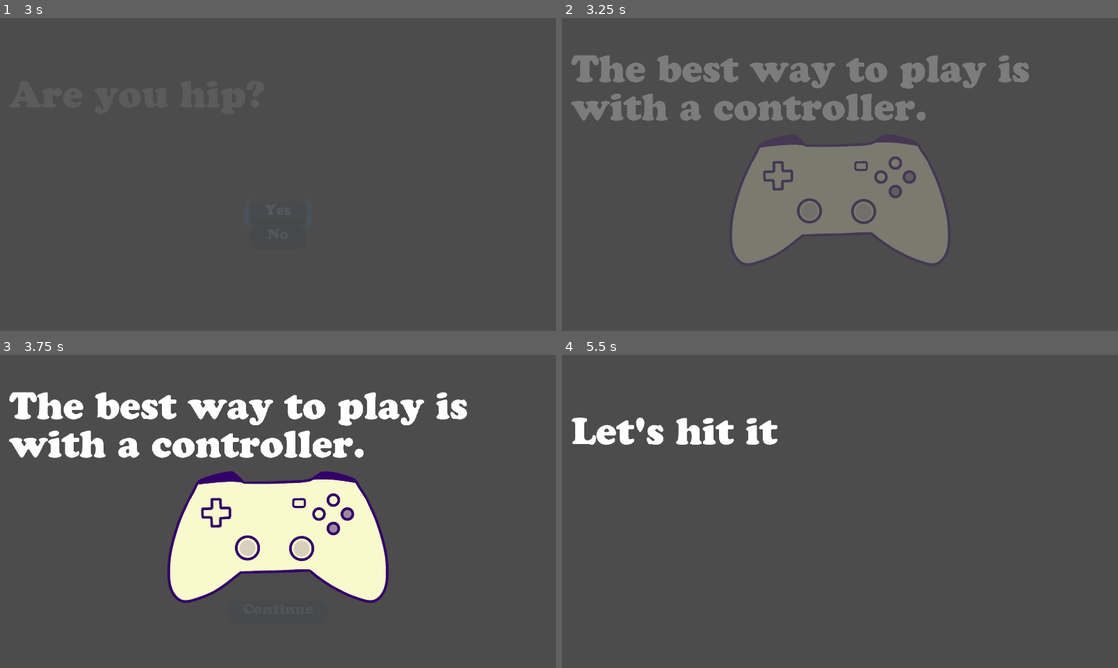
Above: before the commit, frames 1-4 (two rows, left to right).
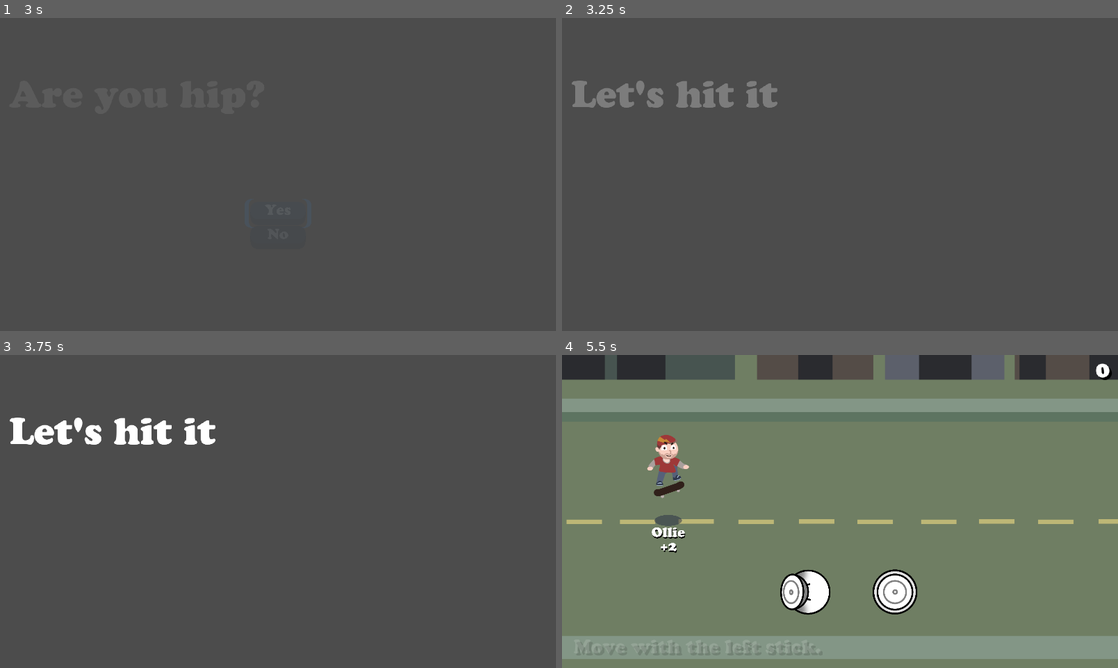
Above: after the commit, the same moments.

Repository: proximadams/The-Radical-Adventures-of-Chris-Pointon
Game: Godot game, scene res://scenes/TitleScreen.tscn
Same seed, same stepped clock (60 frames per second), same inputs: the game is played once before the commit and once after it.
Inputs (mouse positions are in pixels of both pictures, inside the frame that each line leads up to):
- Up to frame 1 (3 s): move the mouse to (400, 158) at 0.52 s; hold D (move_right) 0.53-1.25 s; hold Down (shift_crouch) 0.53-1.25 s; tap Up (shift_jump) at 0.77, 2.27 s; click "Start" at 1.25 s; move the mouse to (166, 190) at 2.02 s; hold S (move_down) 2.03-2.75 s; tap Down (shift_crouch) at 2.1 s; click "Yes" at 2.75 s
- Up to frame 2 (3.25 s): no input
- Up to frame 3 (3.75 s): move the mouse to (333, 442) at 3.52 s; hold D (move_right) from 3.53 s (still down); hold Down (shift_crouch) from 3.53 s (still down)
- Up to frame 4 (5.5 s): release D (move_right) at 4.25 s; release Down (shift_crouch) at 4.25 s; click (840, 611) at 4.25 s, where only the run before the commit has a clickable "Continue"; move the mouse to (812, 574) at 5.02 s; hold W (move_up) from 5.03 s (still down); tap Down (shift_crouch) at 5.1 s; tap Up (shift_jump) at 5.27 s

Frame 1 is identical in both runs. In frame 2, 17% of the frame differs, in the area x 1-84%, y 12-79%; in frame 3, 20%; in frame 4, 97%, in the area x 0-100%, y 0-100%.

Commit message:
no longer recommend controller

Diff:
--- a/code/TitleScreen.gd
+++ b/code/TitleScreen.gd
@@ -25,10 +25,7 @@
 	focusDefaultButton.focus_on_default()
 
 func _yes_hip():
-	if Global.check_is_controller_connected():
-		anim.play('hip_lets_hit_it')
-	else:
-		anim.play('recommend_controller')
+	anim.play('hip_lets_hit_it')
 
 func _on_joy_connection_changed(_device, connected) -> void:
 	if connected and (anim.current_animation == 'recommend_controller' or continueButton.visible):
